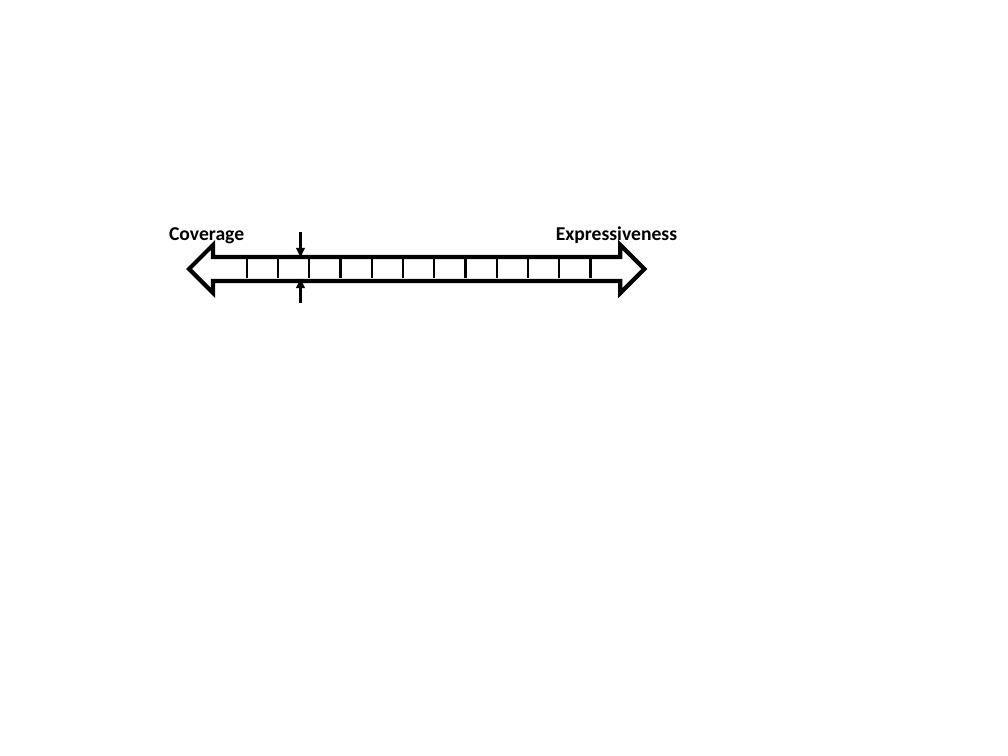
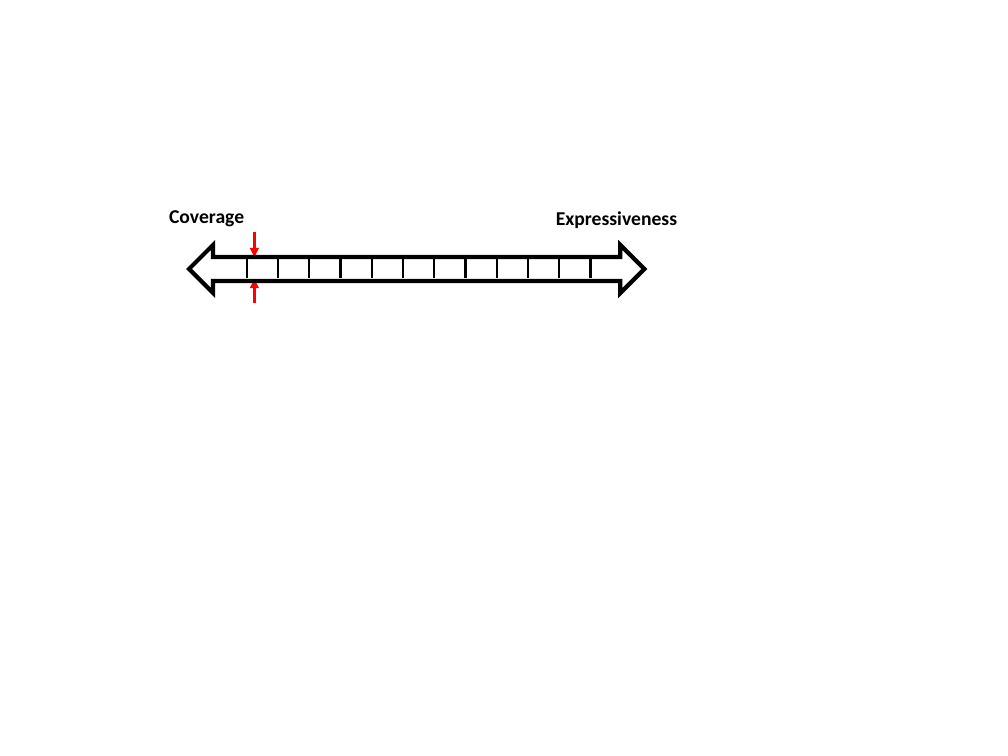
Before and after one commit to mlab/medcps, a slide deck: slide 1 of assets/img/main/coverage.pptx. Drawn at 1008x756 pixels with LibreOffice and Linux fonts; fonts in the diff are those of the drawing. Boxes give left, top, right and bottom in pixels: in the first picture for what was removed or moved away, otherwise in the second. Text is boxed around its words. In the diff, an @@ line names an element or a change of style, - is before the commit and + after.

```diff
--- a/assets/img/main/coverage.pptx
+++ b/assets/img/main/coverage.pptx
@@ text "Coverage": place and size @@
-text "Coverage" at <box>169,227,244,246</box>
+text "Coverage" at <box>169,210,244,227</box>
@@ text "Expressiveness": place and size @@
-text "Expressiveness" at <box>556,226,677,246</box>
+text "Expressiveness" at <box>556,211,677,228</box>
@@ arrow moved from (300, 232) - (300, 257) to (254, 232) - (254, 257) @@
@@ arrow (254, 232) - (254, 257): stroke #000000 2.25 pt to #FF0000 2.25 pt @@
@@ arrow moved from (300, 303) - (300, 279) to (254, 303) - (254, 279) @@
@@ arrow (254, 303) - (254, 279): stroke #000000 2.25 pt to #FF0000 2.25 pt @@
```
Also in this commit, not shown: 15 other files.
